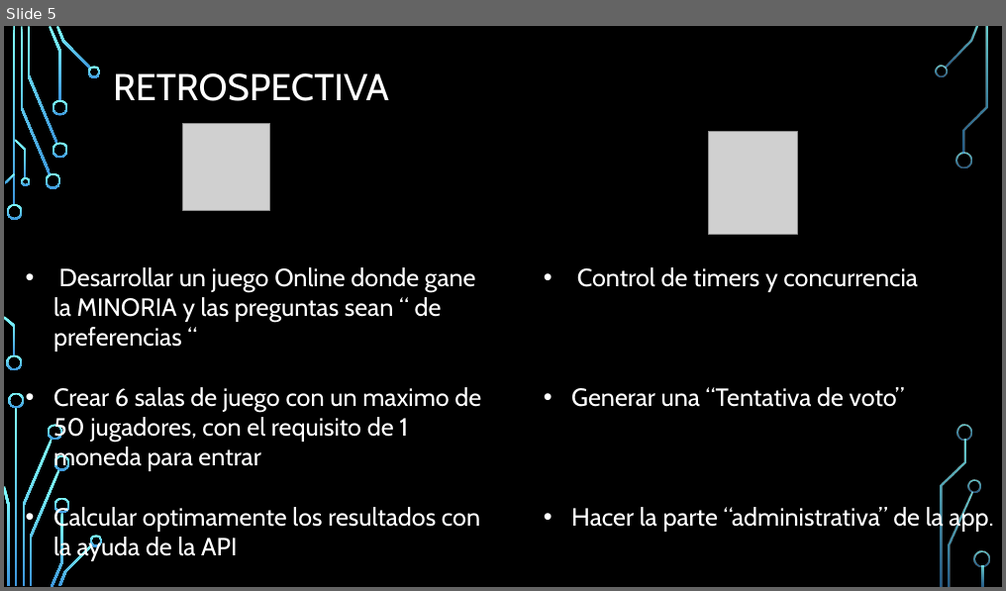
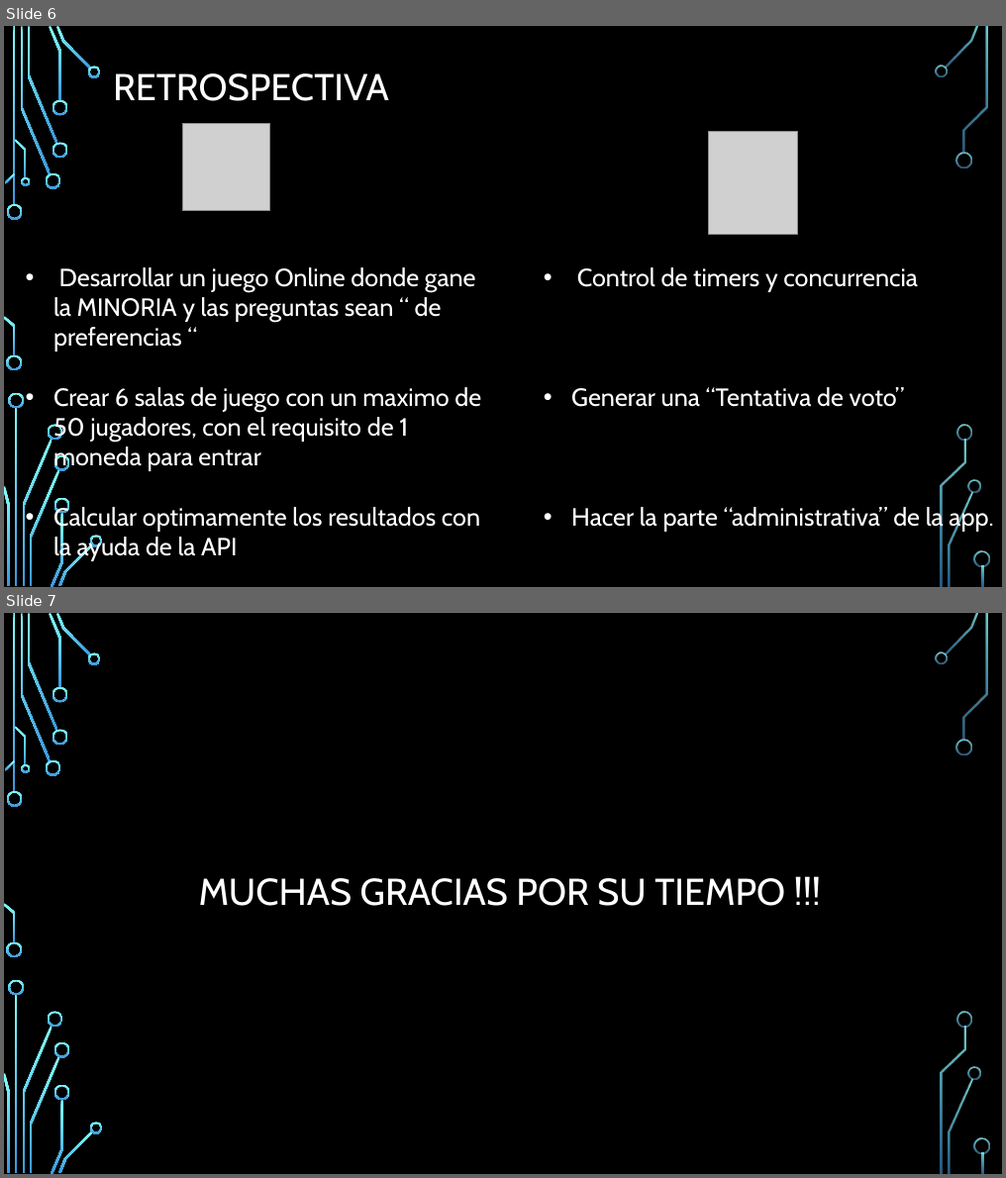
Before and after one commit to igalrevich/Minority-Proyecto-final-6IA-2017-, a slide deck: Presentacion final/PresentacionFinalMinority.pptx. Shown one above the other, each under a label of ours: slide 5 before the commit, slides 6 and 7 after it. The pictures are 1006x591 and 1006x1178 pixels, drawn with LibreOffice and Linux fonts; fonts in the diff are those of the drawing; grey boxes stand for pictures; background and template pictures are left out. Boxes give left, top, right and bottom in pixels: in the first picture for what was removed or moved away, otherwise in the second. Text is boxed around its words. In the diff, an @@ line names an element or a change of style, - is before the commit and + after.

```diff
--- a/Presentacion final/PresentacionFinalMinority.pptx
+++ b/Presentacion final/PresentacionFinalMinority.pptx
@@ slide 7 added at [4, 613, 1002, 1174], background picture (left out); not listed: 36 template elements that a slide beside it also shows @@
@@ title added at [199, 878, 785, 906], 36 pt, text #FFFFFF @@
+MUCHAS GRACIAS POR SU TIEMPO !!!
@@ what was slide 5 is now slide 6 @@
```
Also in this commit, not shown: 2 slides changed, 2 other files.
